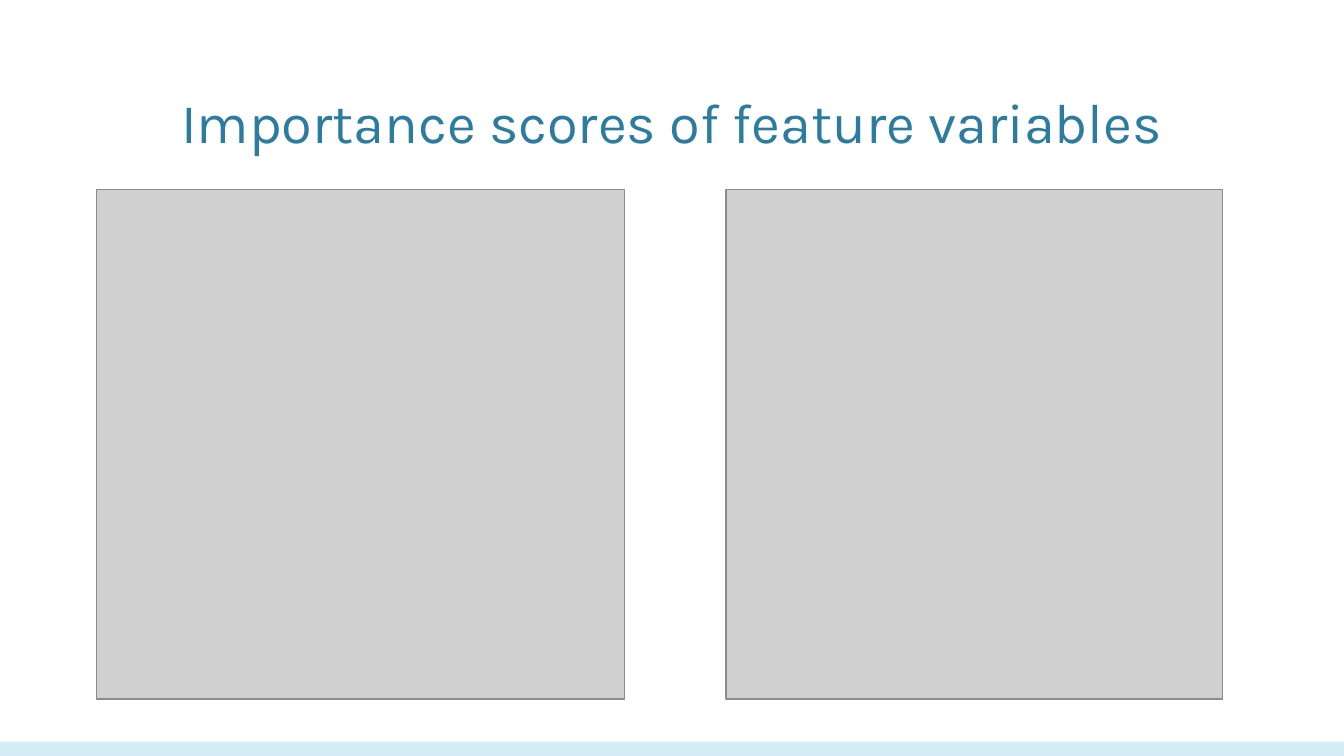
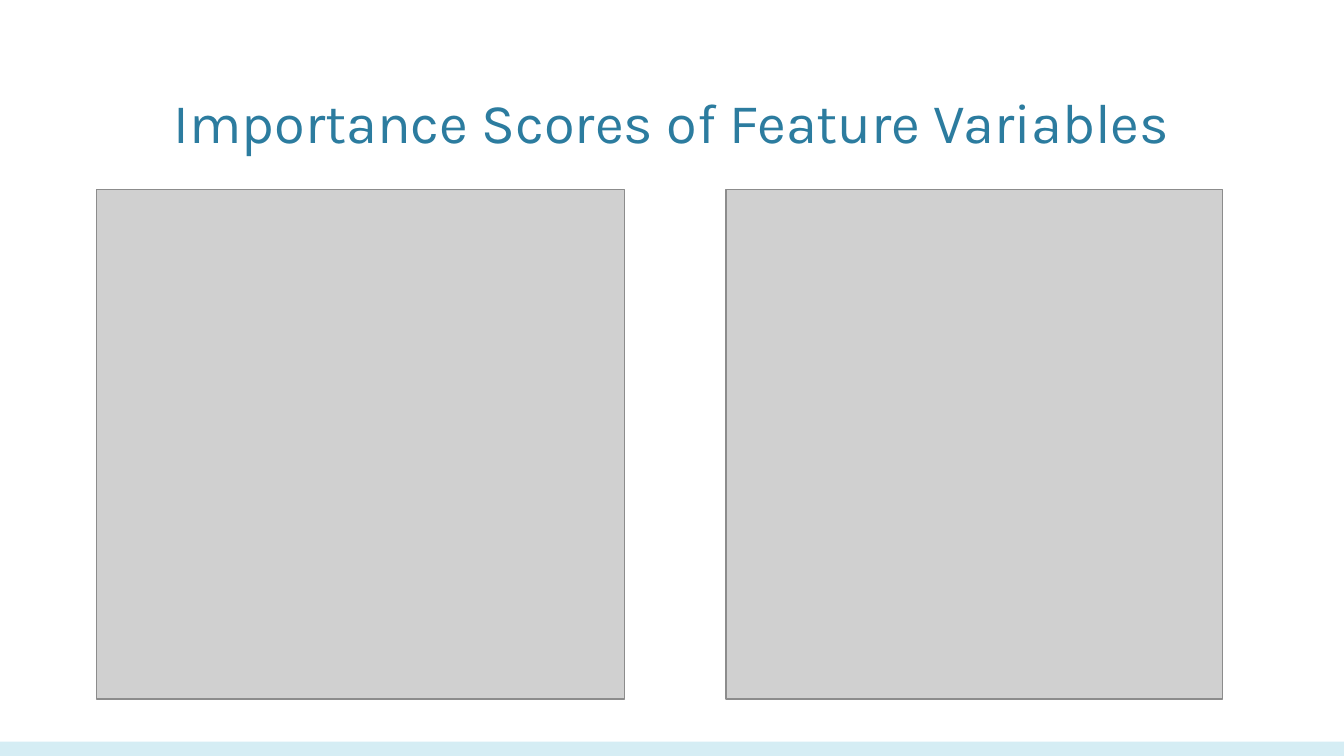
Before and after one commit to biranlicis/Movie-Box-Office-Machine-Learning, a slide deck: slide 13 of PPT CIS5560.pptx. Drawn at 1344x756 pixels with LibreOffice and Linux fonts; fonts in the diff are those of the drawing; grey boxes stand for pictures; background and template pictures are left out. Boxes give left, top, right and bottom in pixels: in the first picture for what was removed or moved away, otherwise in the second. Text is boxed around its words. In the diff, an @@ line names an element or a change of style, - is before the commit and + after.

```diff
--- a/PPT CIS5560.pptx
+++ b/PPT CIS5560.pptx
@@ title at <box>174,104,1169,156</box>: text changed @@
-Importance scores of feature variables
+Importance Scores of Feature Variables
```
Also in this commit, not shown: 17 other slides changed, 4 slides removed.
